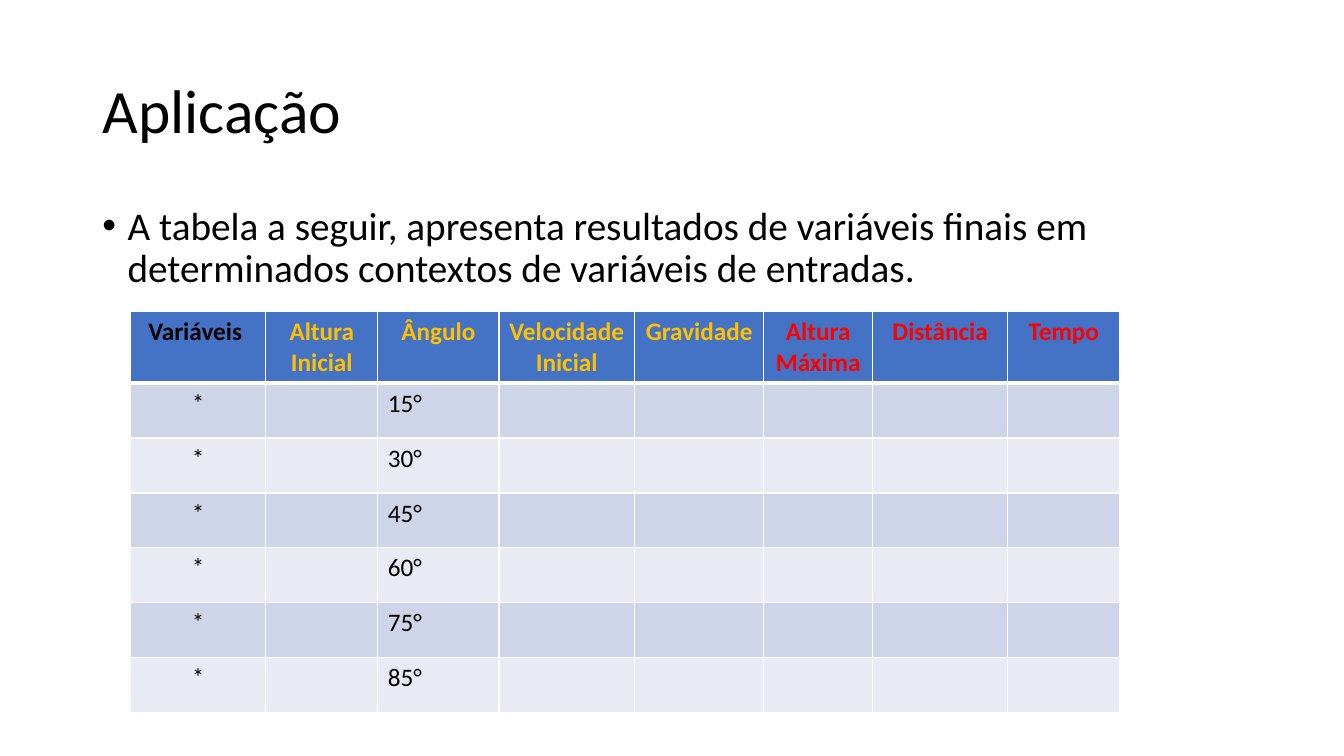
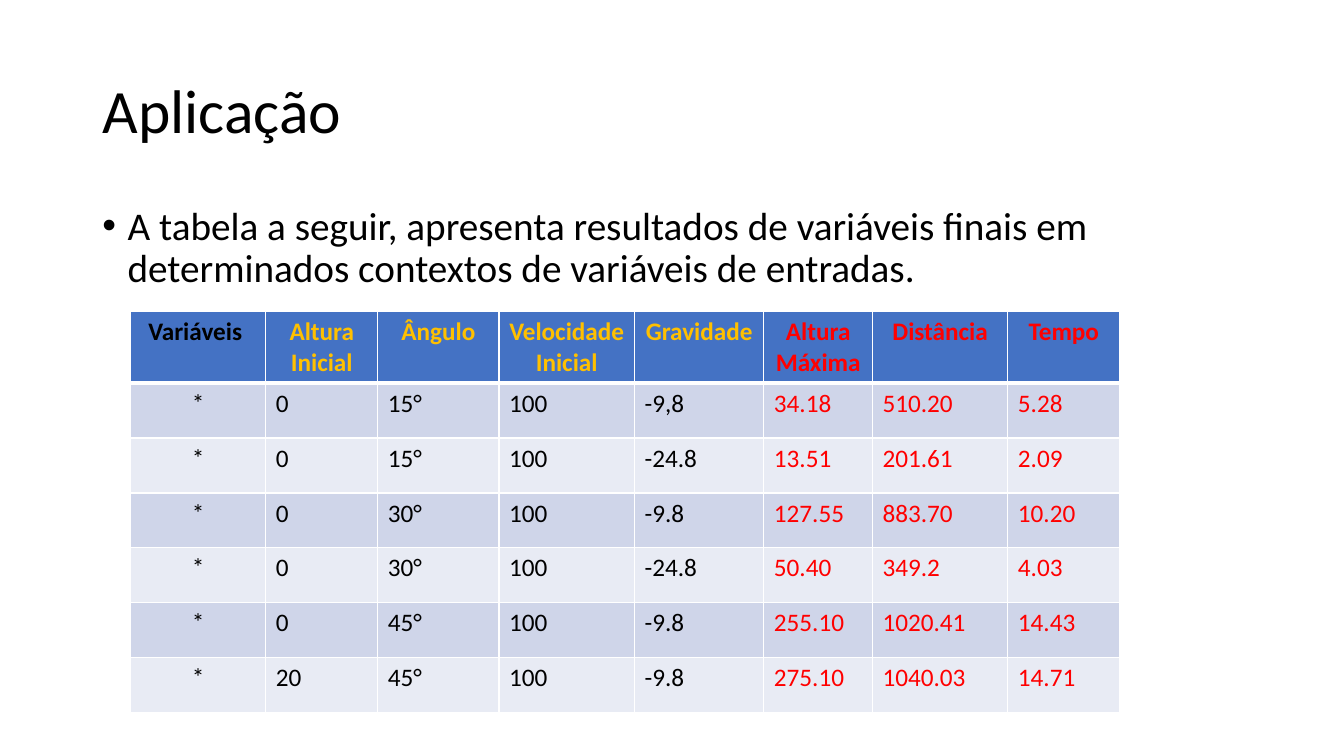
Before and after one commit to jonatanrinckus/SimulacaoDiscretaTrabalhoM2, a slide deck: slide 12 of new/Estudo Modelagem Bifocal.pptx. Drawn at 1344x756 pixels with LibreOffice and Linux fonts; fonts in the diff are those of the drawing. Boxes give left, top, right and bottom in pixels: in the first picture for what was removed or moved away, otherwise in the second. Text is boxed around its words. In the diff, an @@ line names an element or a change of style, - is before the commit and + after.

```diff
--- a/new/Estudo Modelagem Bifocal.pptx
+++ b/new/Estudo Modelagem Bifocal.pptx
@@ table at (131,312,1119,712) @@
-row 2: * |  | 15° |  |  |  |  | 
+row 2: * | 0 | 15° | 100 | -9,8 | 34.18 | 510.20 | 5.28
-row 3: * |  | 30° |  |  |  |  | 
+row 3: * | 0 | 15° | 100 | -24.8 | 13.51 | 201.61 | 2.09
-row 4: * |  | 45° |  |  |  |  | 
+row 4: * | 0 | 30° | 100 | -9.8 | 127.55 | 883.70 | 10.20
-row 5: * |  | 60° |  |  |  |  | 
+row 5: * | 0 | 30° | 100 | -24.8 | 50.40 | 349.2 | 4.03
-row 6: * |  | 75° |  |  |  |  | 
+row 6: * | 0 | 45° | 100 | -9.8 | 255.10 | 1020.41 | 14.43
-row 7: * |  | 85° |  |  |  |  | 
+row 7: * | 20 | 45° | 100 | -9.8 | 275.10 | 1040.03 | 14.71
```
Also in this commit, not shown: 3 other slides changed, 2 other files.
